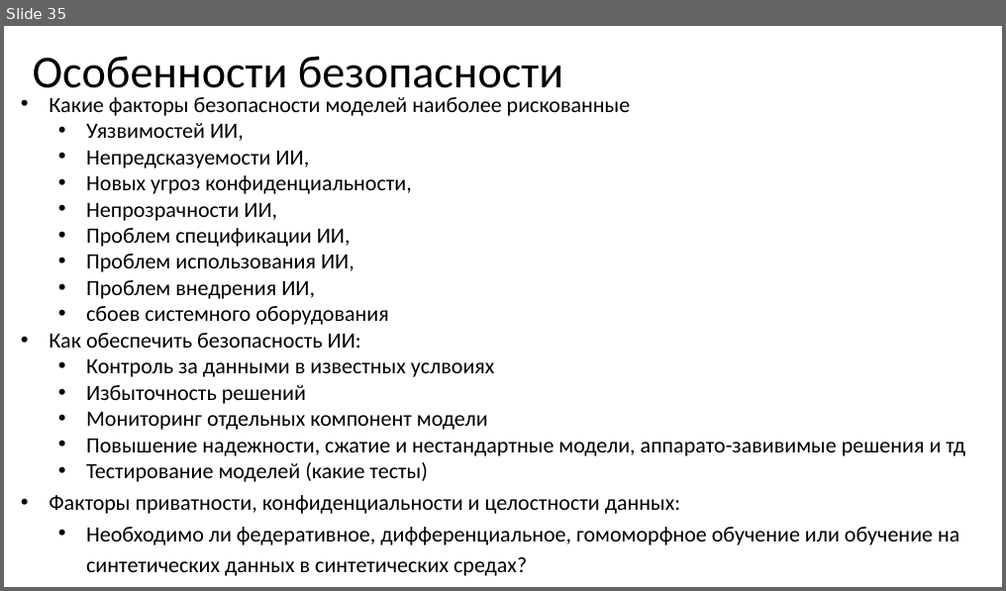
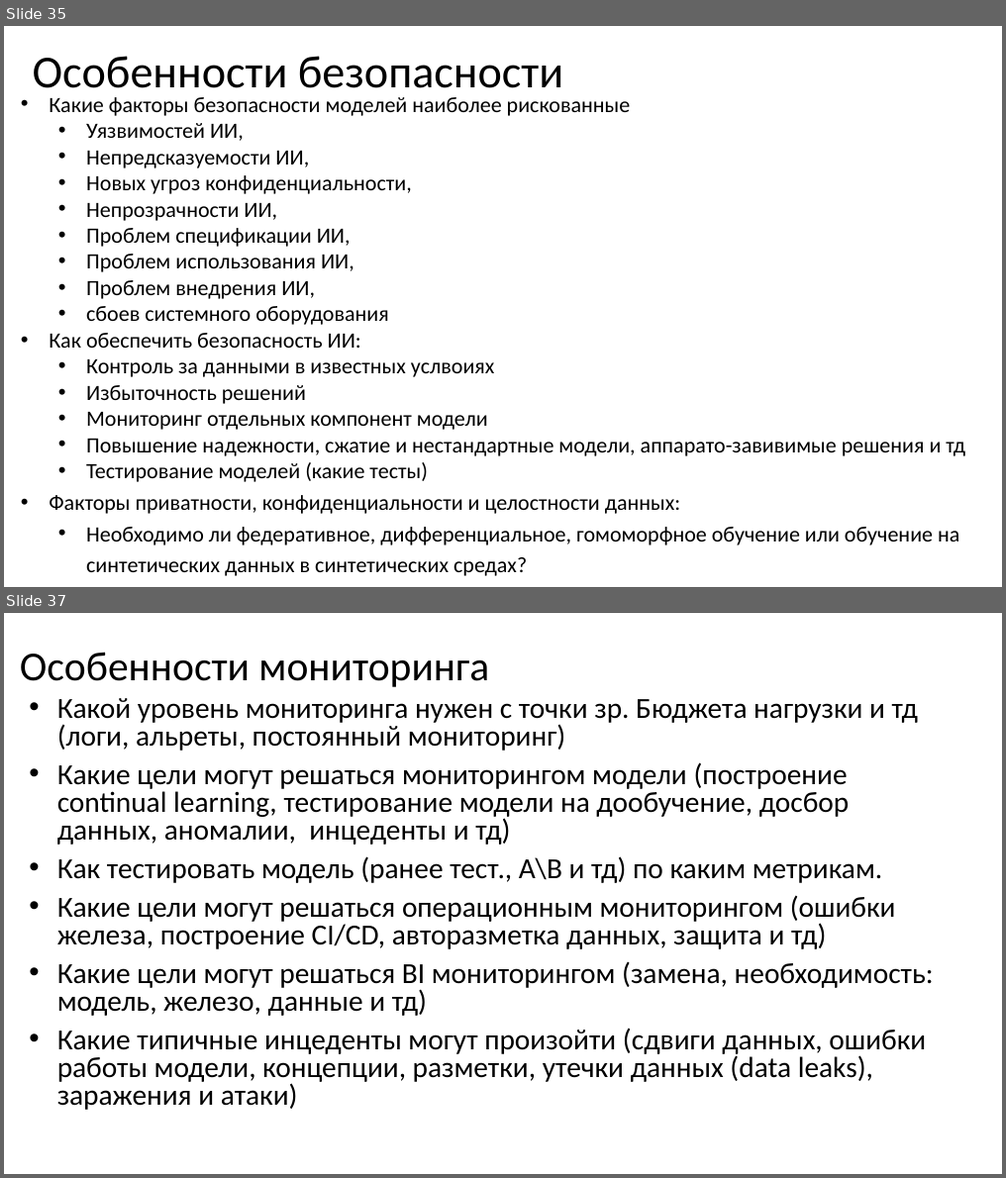
Before and after one commit to MVRonkin/MLSystemDesignCourse, a slide deck: 2024/Задание.pptx. Shown one above the other, each under a label of ours: slide 35 before the commit, slides 35 and 37 after it; the slides between them are not shown. The pictures are 1006x591 and 1006x1178 pixels, drawn with LibreOffice and Linux fonts; fonts in the diff are those of the drawing. Boxes give left, top, right and bottom in pixels: in the first picture for what was removed or moved away, otherwise in the second. Text is boxed around its words. In the diff, an @@ line names an element or a change of style, - is before the commit and + after.

```diff
--- a/2024/Задание.pptx
+++ b/2024/Задание.pptx
@@ slide 37 added at <box>4,613,1002,1174</box>, background #FFFFFF @@
@@ title added at <box>20,652,489,687</box>, 39.6 pt, text #000000 @@
+Особенности мониторинга
@@ text added at <box>57,698,934,1110</box>, 28 pt, text #000000 @@
+• Какой уровень мониторинга нужен с точки зр. Бюджета нагрузки и тд (логи, альреты, постоянный мониторинг)
+• Какие цели могут решаться мониторингом модели (построение continual learning, тестирование модели на дообучение, досбор данных, аномалии, инцеденты и тд)
+• Как тестировать модель (ранее тест., A\B и тд) по каким метрикам.
+• Какие цели могут решаться операционным мониторингом (ошибки железа, построение CI/CD, авторазметка данных, защита и тд)
+• Какие цели могут решаться BI мониторингом (замена, необходимость: модель, железо, данные и тд)
+• Какие типичные инцеденты могут произойти (сдвиги данных, ошибки работы модели, концепции, разметки, утечки данных (data leaks), заражения и атаки)
```
Also in this commit, not shown: 1 other slide added, 1 other file.
